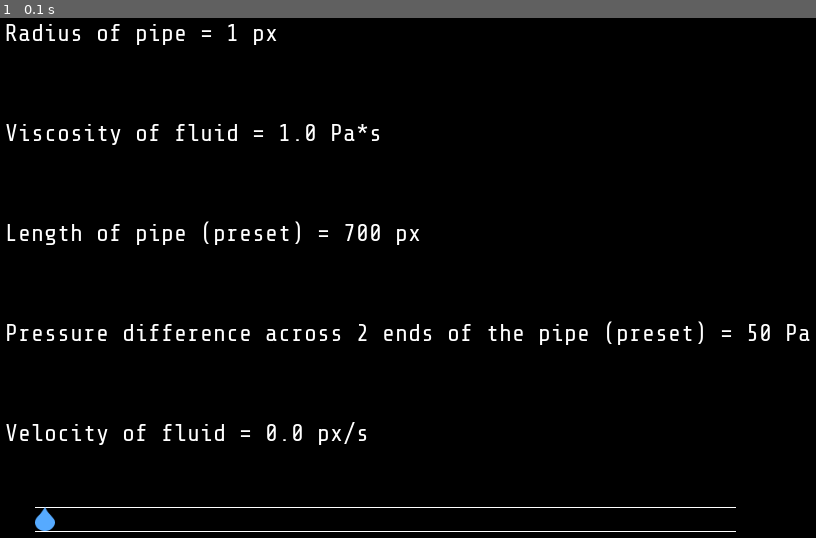
Above: before the commit, frame 1.
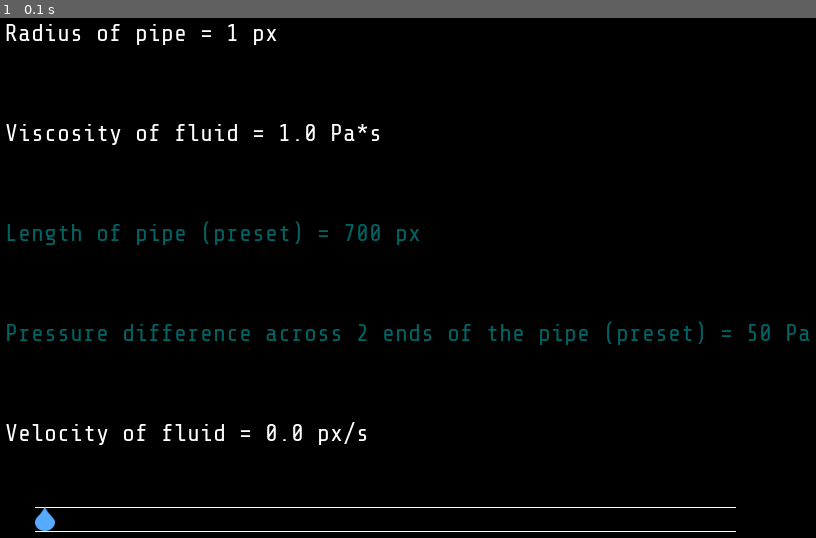
Above: after the commit, the same moment.

Repository: samkas125/pygame_simulations
Game: pygame game, started from pipe_flow.py
The game is run twice, just before and just after one commit, with the same random seed, the same clock (stepped at 60 frames per second) and the same inputs.
Inputs:
- Up to frame 1 (0.1 s): type "1 (at the terminal prompt)" at 0 s; type "1 (at the terminal prompt)" at 0 s

The runs differ from the first frame. In frame 1, 1.3% of the frame differs, in the area x 0-100%, y 39-63%.

Commit message:
added pipe flow simulation

Diff:
--- a/pipe_flow.py
+++ b/pipe_flow.py
@@ -28,7 +28,8 @@
 FPS = 60
 DROPLET = pygame.image.load(os.path.join('assets', 'drop.png'))
 FONT = pygame.font.Font(os.path.join('fonts', 'font.ttf'), 24)
-COLOR = (255, 255, 255)
+WHITE = (255, 255, 255)
+BLUE = (0, 100, 100)
 VEL = round((((pressure_diff * radius ** 2) / (8 * viscosity * length) ) / 60), 2)
 # Use formula to calculate velocity of the ball in pixels / (1/60)th of a second
 # Q = ΔPπr4 / 8ηl
@@ -38,11 +39,11 @@
     pos = (x_pos + 100, 288 + 250)
     WINDOW.fill((0, 0, 0))
     #text
-    rad = FONT.render(f'Radius of pipe = {radius} px', True, COLOR)
-    vis = FONT.render(f'Viscosity of fluid = {viscosity} Pa*s', True, COLOR)
-    leng = FONT.render(f'Length of pipe (preset) = {length} px', True, COLOR)
-    pre = FONT.render(f'Pressure difference across 2 ends of the pipe (preset) = {pressure_diff} Pa', True, COLOR)
-    vel = FONT.render(f'Velocity of fluid = {round(VEL * 60, 2)} px/s', True, COLOR)
+    rad = FONT.render(f'Radius of pipe = {radius} px', True, WHITE)
+    vis = FONT.render(f'Viscosity of fluid = {viscosity} Pa*s', True, WHITE)
+    leng = FONT.render(f'Length of pipe (preset) = {length} px', True, BLUE)
+    pre = FONT.render(f'Pressure difference across 2 ends of the pipe (preset) = {pressure_diff} Pa', True, BLUE)
+    vel = FONT.render(f'Velocity of fluid = {round(VEL * 60, 2)} px/s', True, WHITE)
     WINDOW.blit(rad, (70, 50))
     WINDOW.blit(vis, (70, 150))
     WINDOW.blit(leng, (70, 250))
